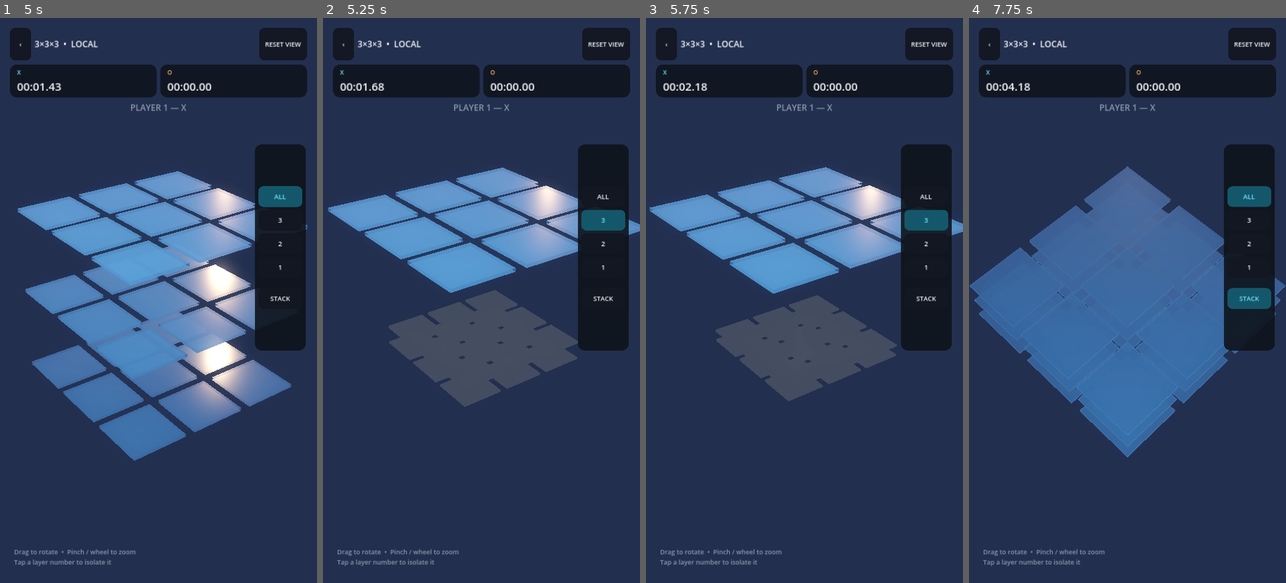
Above: before the commit, frames 1-4 (left to right).
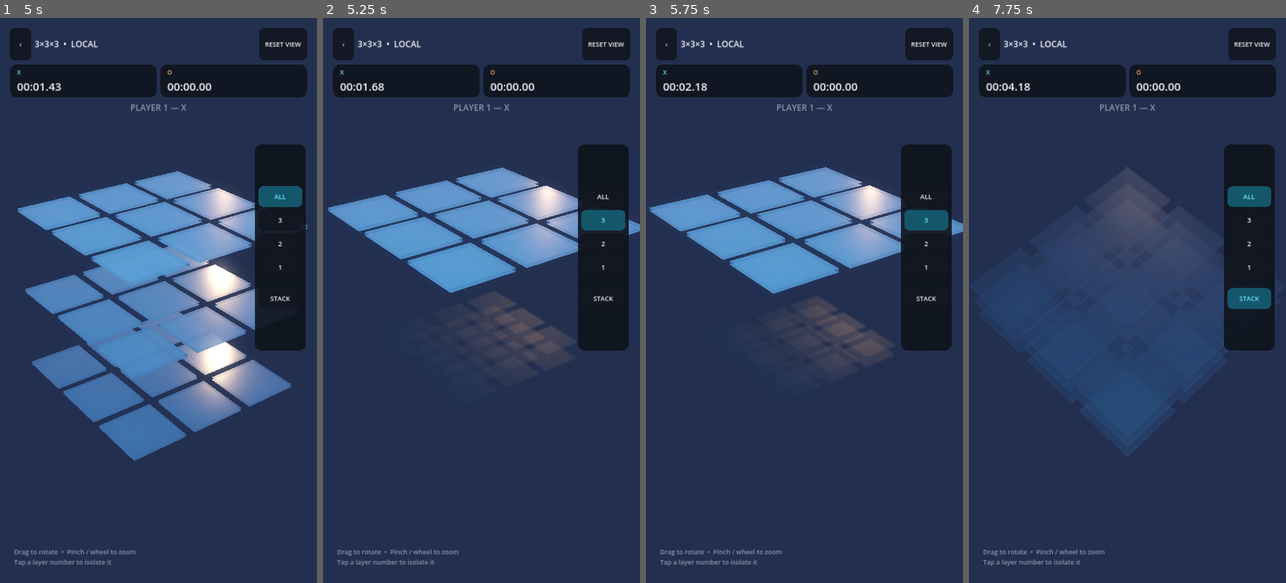
Above: after the commit, the same moments.

Repository: Creativebrook/tic3
Game: Godot game, scene res://scenes/main.tscn
The game is run twice, just before and just after one commit, with the same random seed, the same clock (stepped at 60 frames per second) and the same inputs.
Inputs:
- Up to frame 1 (5 s): click "PLAYER vs COMPUTER" at 0.5 s; click "START GAME" at 1.25 s; click "‹" at 2 s; click "PLAYER vs PLAYER" at 2.75 s; click "START GAME" at 3.5 s; click "ALL" at 4.25 s
- Up to frame 2 (5.25 s): click "3" at 5 s
- Up to frame 3 (5.75 s): no input
- Up to frame 4 (7.75 s): click "2" at 5.75 s; click "1" at 6.5 s; click "STACK" at 7.25 s

Frame 1 is identical in both runs. In frame 2, 3.0% of the frame differs, in the area x 20-81%, y 48-69%; in frame 3, 2.6%; in frame 4, 25%, in the area x 0-100%, y 26-78%.

Commit message:
fix: restore real per-layer transparency for focus and stack

Diff:
--- a/scripts/board_view.gd
+++ b/scripts/board_view.gd
@@ -19,7 +19,6 @@
 var mat_x: StandardMaterial3D
 var mat_o: StandardMaterial3D
 var mat_cell: ShaderMaterial
-var mat_cell_inactive: StandardMaterial3D
 var mat_win: StandardMaterial3D
 
 var touch_starts: Dictionary = {}
@@ -60,14 +59,6 @@
 
 	mat_cell = ShaderMaterial.new()
 	mat_cell.shader = load("res://shaders/grid_glass.gdshader")
-
-	# Inactive layers use a deliberately neutral, unlit material instead of
-	# relying on alpha blending. This gives a stable "disabled" look on Android.
-	mat_cell_inactive = StandardMaterial3D.new()
-	mat_cell_inactive.albedo_color = Color("#343A44")
-	mat_cell_inactive.metallic = 0.0
-	mat_cell_inactive.roughness = 0.92
-	mat_cell_inactive.shading_mode = BaseMaterial3D.SHADING_MODE_UNSHADED
 
 func _rebuild() -> void:
 	for child in get_children():
@@ -271,10 +262,18 @@
 	for z in range(layer_roots.size()):
 		var target := Vector3(0, z * separation - center, 0)
 		var target_scale := Vector3.ONE
-		var visible_alpha := 1.0
+		var panel_opacity := 1.0
+		var panel_dim := 1.0
+		var piece_opacity := 1.0
 		var interactive := focused_layer < 0 or z == focused_layer
 
-		if focused_layer >= 0:
+		if stack_mode:
+			# Analytical STACK foundation: panels become genuinely translucent
+			# while X/O pieces stay fully readable through the layers.
+			panel_opacity = 0.34
+			panel_dim = 0.62
+			piece_opacity = 1.0
+		elif focused_layer >= 0:
 			if z == focused_layer:
 				target.y = focus_base_y
 				target_scale = Vector3.ONE * 1.10
@@ -285,9 +284,11 @@
 				# while leaving a larger interaction gap around the active layer.
 				target.y = focus_base_y + direction * (2.32 + float(rank - 1) * 0.20)
 				target_scale = Vector3.ONE * 0.68
-				visible_alpha = 0.08
-
-		_set_layer_visual(z, visible_alpha, z == focused_layer or focused_layer < 0)
+				panel_opacity = 0.24
+				panel_dim = 0.34
+				piece_opacity = 0.58
+
+		_set_layer_visual(z, panel_opacity, panel_dim, piece_opacity)
 		_set_layer_interactive(layer_roots[z], interactive)
 
 		if animated:
@@ -299,22 +300,25 @@
 			layer_roots[z].position = target
 			layer_roots[z].scale = target_scale
 
-func _set_layer_visual(layer_index: int, alpha: float, active: bool) -> void:
+func _set_layer_visual(layer_index: int, panel_opacity: float, dim_factor: float, piece_opacity: float) -> void:
 	if layer_index < 0 or layer_index >= layer_roots.size():
 		return
 
-	# Swap the cell surface material entirely. This is intentionally color-based
-	# rather than transparency-based because the Android mobile renderer kept the
-	# glass panels visually bright even at very low alpha values.
+	# Each layer owns its ShaderMaterial instance, so alpha/dimming can be changed
+	# independently. The shader uses blend_mix + depth_draw_never: unlike the old
+	# alpha pre-pass, translucent panels no longer write depth and hide layers below.
+	var material := layer_materials[layer_index]
+	material.set_shader_parameter("layer_opacity", panel_opacity)
+	material.set_shader_parameter("layer_dim", dim_factor)
+
 	for cell in layer_roots[layer_index].get_children():
 		if cell is StaticBody3D:
 			var surface := cell.get_node_or_null("Surface") as MeshInstance3D
 			if surface:
-				surface.material_override = layer_materials[layer_index] if active else mat_cell_inactive
-				surface.cast_shadow = GeometryInstance3D.SHADOW_CASTING_SETTING_ON if active else GeometryInstance3D.SHADOW_CASTING_SETTING_OFF
-
-	# Keep pieces readable across layers, but soften them slightly when inactive.
-	_set_piece_alpha_recursive(layer_roots[layer_index], 1.0 if active else 0.42)
+				surface.material_override = material
+				surface.cast_shadow = GeometryInstance3D.SHADOW_CASTING_SETTING_ON if panel_opacity >= 0.95 else GeometryInstance3D.SHADOW_CASTING_SETTING_OFF
+
+	_set_piece_alpha_recursive(layer_roots[layer_index], piece_opacity)
 
 func _set_piece_alpha_recursive(node: Node, alpha: float) -> void:
 	# Pieces use StandardMaterial3D, where instance transparency is reliable.
